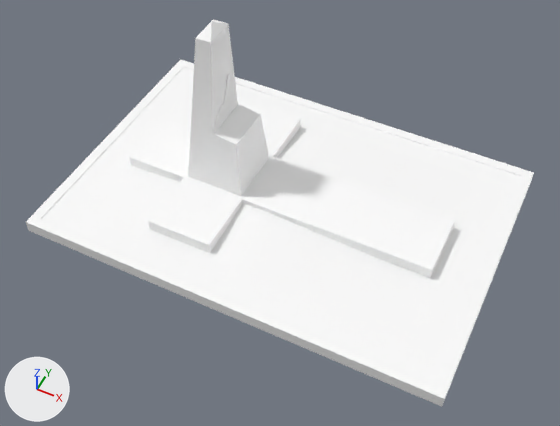
Before and after pictures for a commit that changed the glTF model src/assets/modelo3D/MonumentoDedoDeDeus.gltf.
Rendered twice from a camera (50 mm lens) standing at (5.37, -8.65, 9.54) and looking at (1.52, -0.94, -0.1). Every picture has the same lights, and +X, +Y and +Z are marked at lower left. Where no turn or scale is listed for an object, it has been applied to the vertices.

The first picture shows 'Cubo', 'Cubo.001', 'Cubo.002', 'Plano'.
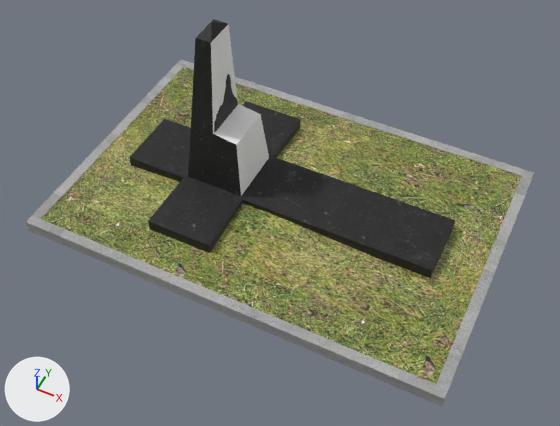
The change, as a list of edits to the scene's bpy script:
```text
Add img_textura2:
    img_textura2 = load_image('Textura2', '_unpacked/Textura2', 1080, 1080, 'sRGB')
Add img_textura1:
    img_textura1 = load_image('Textura1', '_unpacked/Textura1', 1497, 1536, 'sRGB')
Change mat_escultura:
    remove mat_escultura.base_color = (1.0, 1.0, 1.0)  # white #ffffff
    add mat_escultura.texture = img_textura1
Change mat_granito:
    remove mat_granito.base_color = (1.0, 1.0, 1.0)  # white #ffffff
    add mat_granito.texture = img_textura1
Change mat_chão:
    remove mat_chão.base_color = (1.0, 1.0, 1.0)  # white #ffffff
    add mat_chão.texture = img_textura2
```

Changed parts and their boxes [x1, y1, x2, y2] in the pictures (560 x 426 px):
'Cubo.002', surface changed (white to yellow): [26, 59, 534, 407] in both
'Cubo.001', surface changed (white to black): [129, 101, 455, 278] in both
'Cubo', surface changed (white to grey): [188, 19, 269, 196] in both
'Plano', surface changed (grey to black): [214, 74, 238, 132] in both
